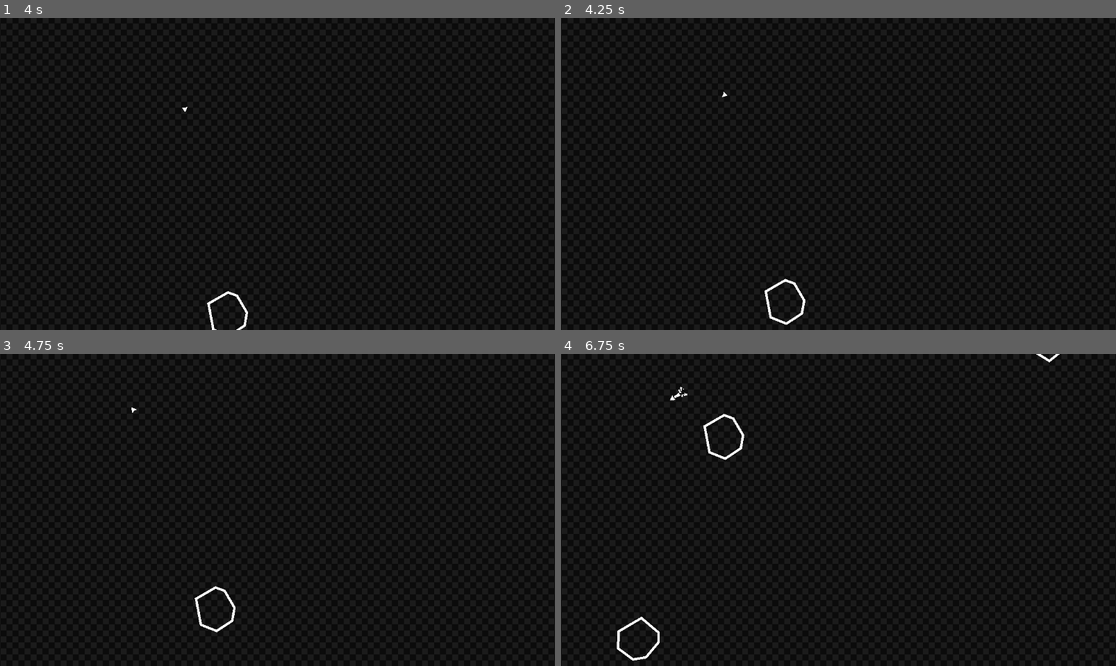
Above: before the commit, frames 1-4 (two rows, left to right).
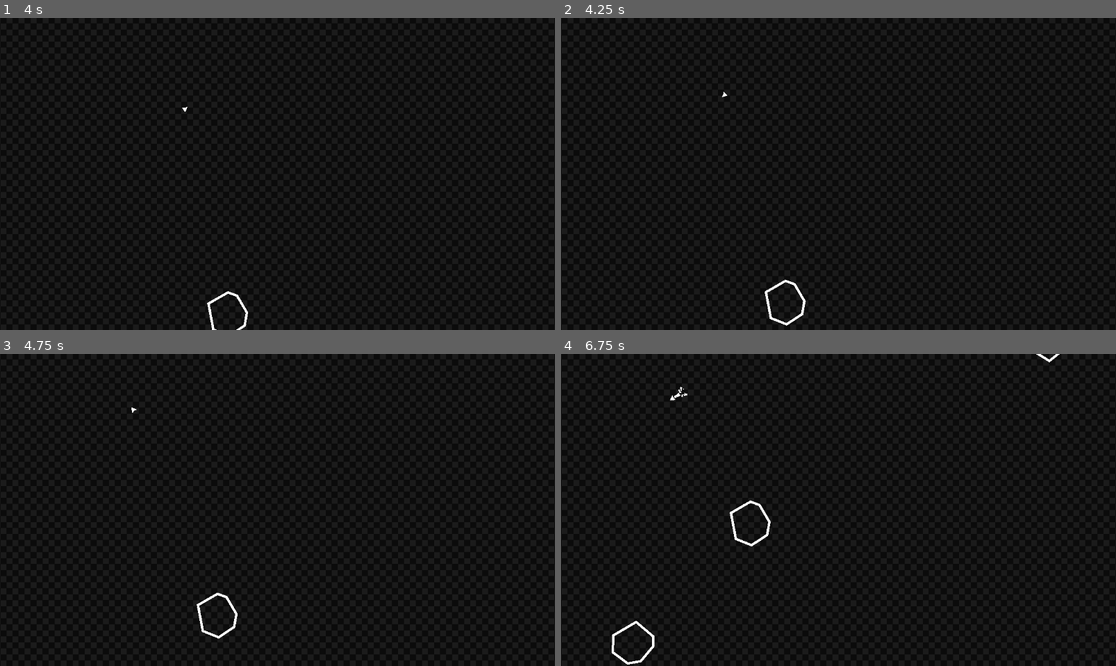
Above: after the commit, the same moments.

Repository: VI6IX/asteroidestroy
Game: Godot game, scene res://scenes/main.tscn
The game is run twice, just before and just after one commit, with the same random seed, the same clock (stepped at 60 frames per second) and the same inputs.
Inputs (mouse positions are in pixels of both pictures, inside the frame that each line leads up to):
- Up to frame 1 (4 s): tap Enter at 0.5, 2 s; move the mouse to (399, 158) at 0.52 s; press the mouse at (399, 158) at 0.53 s; hold D (pan_Right) 0.53-1.28 s; tap Space at 1.25, 2.75 s; move the mouse to (166, 189) at 1.27 s; release the mouse at (166, 189) at 1.28 s; hold A (pan_Left) 1.28-2.03 s; click (166, 189) at 1.35 s; move the mouse to (333, 105) at 2.02 s; press the mouse at (333, 105) at 2.03 s; hold D (pan_Right) 2.03-2.78 s; move the mouse to (249, 236) at 2.77 s; release the mouse at (249, 236) at 2.78 s; hold W (thrust) 2.78-3.53 s; click (249, 236) at 2.85 s; move the mouse to (444, 220) at 3.52 s; press the mouse at (444, 220) at 3.53 s; hold A (pan_Left) from 3.53 s (still down)
- Up to frame 2 (4.25 s): keep holding A (pan_Left)
- Up to frame 3 (4.75 s): keep holding A (pan_Left); move the mouse to (111, 463) at 4.27 s; release the mouse at (111, 463) at 4.28 s; click (111, 463) at 4.35 s
- Up to frame 4 (6.75 s): move the mouse to (866, 510) at 5.02 s; press the mouse at (866, 510) at 5.03 s; move the mouse to (755, 432) at 5.77 s; release A (pan_Left) at 5.78 s; release the mouse at (755, 432) at 5.78 s; hold D (pan_Right) 5.78-6.53 s; click (755, 432) at 5.85 s; move the mouse to (960, 494) at 6.52 s; press the mouse at (960, 494) at 6.53 s; hold W (thrust) from 6.53 s (still down)

Frame 1 is identical in both runs. In frame 2, 0.1% of the frame differs, in the area x 36-45%, y 83-99%; in frame 3, 0.3%; in frame 4, 0.8%, in the area x 9-38%, y 19-100%.

Commit message:
feat: add asteroid off-screen destroy

Diff:
--- a/project.godot
+++ b/project.godot
@@ -14,6 +14,10 @@
 run/main_scene="uid://d3ywxnuywqkas"
 config/features=PackedStringArray("4.5", "Forward Plus")
 config/icon="res://sprites/icon.svg"
+
+[autoload]
+
+AsteroidCounter="*res://scripts/asteroid_counter.gd"
 
 [input]
 
--- a/scenes/asteroid.tscn
+++ b/scenes/asteroid.tscn
@@ -12,3 +12,9 @@
 [node name="CollisionPolygon2D" type="CollisionPolygon2D" parent="."]
 position = Vector2(3, -8)
 polygon = PackedVector2Array(-68, 56, -91, -22, -44, -81, 71, -68, 92, 28, 66, 63, -15, 83)
+
+[node name="VisibleOnScreenNotifier2D" type="VisibleOnScreenNotifier2D" parent="."]
+position = Vector2(4, -11)
+rect = Rect2(-92, -78, 185, 165)
+
+[connection signal="screen_exited" from="VisibleOnScreenNotifier2D" to="." method="_on_visible_on_screen_notifier_2d_screen_exited"]
--- /dev/null
+++ b/scenes/asteroid_counter.tscn
@@ -0,0 +1,6 @@
+[gd_scene load_steps=2 format=3 uid="uid://c4oy33x85kjw0"]
+
+[ext_resource type="Script" uid="uid://b48jpdyqlvpts" path="res://scripts/asteroid_counter.gd" id="1_7riim"]
+
+[node name="Asteroid Counter" type="Node"]
+script = ExtResource("1_7riim")
--- a/scenes/asteroid_spawner.tscn
+++ b/scenes/asteroid_spawner.tscn
@@ -16,7 +16,6 @@
 
 [node name="Asteroid Spawner" type="Node2D"]
 script = ExtResource("1_l5w2k")
-asteroid_limit = 20
 
 [node name="Timer" type="Timer" parent="."]
 wait_time = 2.0
--- a/scripts/asteroid.gd
+++ b/scripts/asteroid.gd
@@ -1,7 +1,12 @@
 extends CharacterBody2D
 
+@onready var SCREEN := get_viewport_rect();
+
 @export var SPEED : float = 100;
-@export var MAX_SPEED : float = 500;
+@export var MAX_SPEED : float = 200;
+
+func Destroy_Offscreen():
+	pass
 
 func _process(delta: float) -> void:
 	if velocity.length() < MAX_SPEED:
@@ -9,3 +14,8 @@
 	else:
 		velocity = velocity.limit_length(MAX_SPEED);
 	move_and_slide();
+
+func _on_visible_on_screen_notifier_2d_screen_exited() -> void:
+	queue_free();
+	AsteroidCounter.asteroid_count -= 1;
+	print("Off-screen asteroid destroyed; asteroid count reduced to " + str(AsteroidCounter.asteroid_count));
--- /dev/null
+++ b/scripts/asteroid_counter.gd
@@ -0,0 +1,4 @@
+extends Node
+
+@export var asteroid_limit : int = 5;
+@export var asteroid_count : int = 0;
--- a/scripts/asteroid_spawner.gd
+++ b/scripts/asteroid_spawner.gd
@@ -5,9 +5,6 @@
 @onready var SPAWN_LOCATION := $SpawnPath/SpawnLocation
 @onready var TARGET_POSITION := $TargetPath/TargetPosition
 @onready var TIMER : Timer = $Timer;
-
-@export var asteroid_limit : int = 2;
-@export var asteroid_count : int = 0;
 
 func Instantiate_Asteroid():
 	var asteroid_instance = ASTEROID.instantiate();
@@ -17,16 +14,16 @@
 	asteroid_instance.rotation = randf_range(-360, 360);
 	asteroid_instance.look_at(TARGET_POSITION.global_position);
 	add_child(asteroid_instance);
-	pass
 
 func _process(_delta: float) -> void:
 	pass
 
 func _on_timer_timeout() -> void:
-	if asteroid_count < asteroid_limit:
+	if AsteroidCounter.asteroid_count < AsteroidCounter.asteroid_limit:
 		print("Asteroids can be instantiated.");
 		Instantiate_Asteroid();
-		asteroid_count += 1;
+		AsteroidCounter.asteroid_count += 1;
+		print("Asteroid Count: " + str(AsteroidCounter.asteroid_count));
 	else:
 		print("Asteroid limit reached: asteroids cannot be instantiated.");
 		return
Not shown, added: scripts/asteroid_counter.gd.uid
